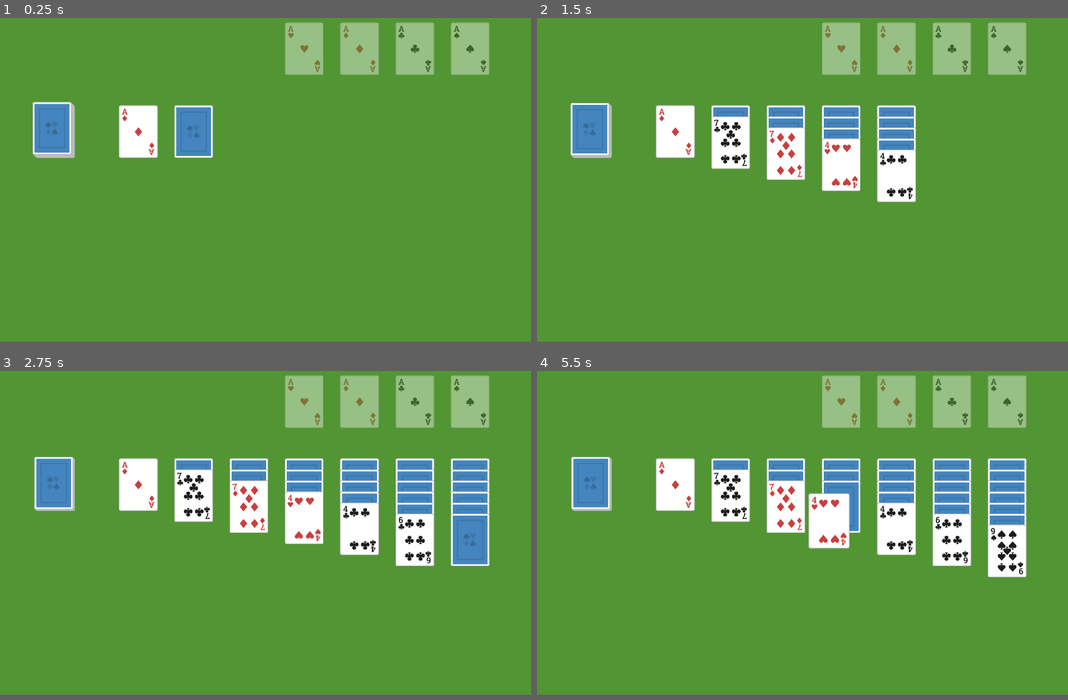
Above: before the commit, frames 1-4 (two rows, left to right).
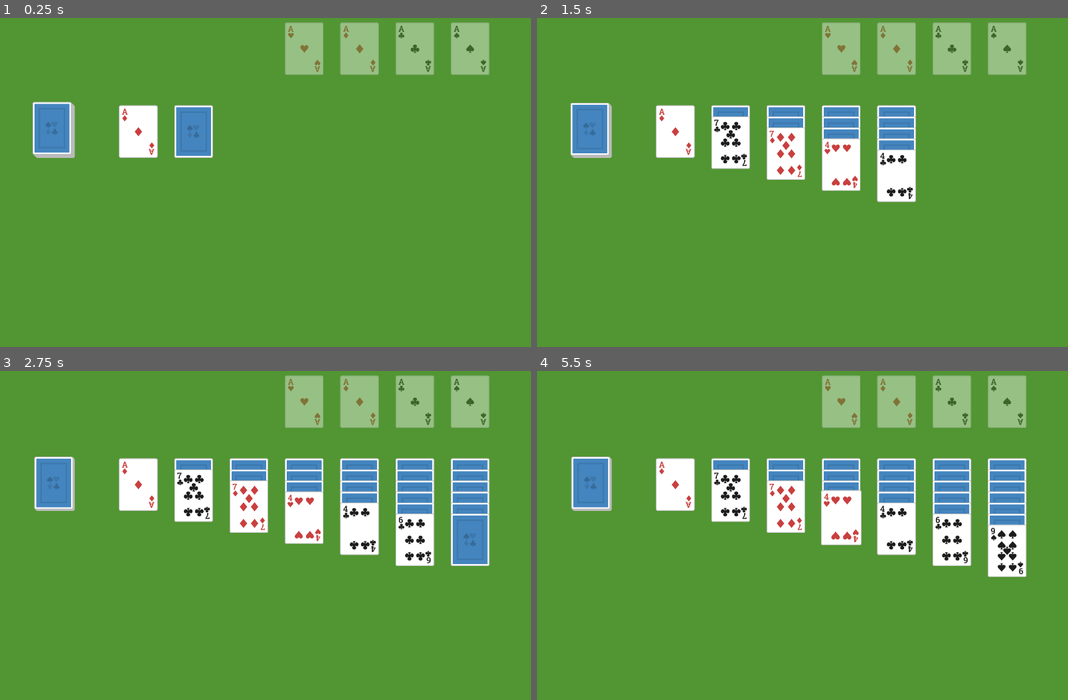
Above: after the commit, the same moments.

Repository: kamidesigns/godot-game-design
Game: Godot game, scene res://Scenes/game.tscn
Same seed, same stepped clock (60 frames per second), same inputs: the game is played once before the commit and once after it.
Inputs (mouse positions are in pixels of both pictures, inside the frame that each line leads up to):
- Up to frame 1 (0.25 s): no input
- Up to frame 2 (1.5 s): tap Enter at 0.5 s; move the mouse to (919, 149) at 0.52 s; right-click (919, 149) at 0.6 s; click (919, 149) at 0.67 s; drag from (696, 185) to (775, 238) at 1.27 s
- Up to frame 3 (2.75 s): move the mouse to (318, 443) at 2.02 s; right-click (318, 443) at 2.1 s; click (318, 443) at 2.17 s
- Up to frame 4 (5.5 s): drag from (775, 591) to (643, 469) at 2.77 s; tap Space at 3.5, 5 s; move the mouse to (961, 571) at 3.52 s; right-click (961, 571) at 3.6 s; click (961, 571) at 3.67 s; tap Enter at 4.25 s; drag from (643, 469) to (722, 433) at 4.27 s; move the mouse to (829, 519) at 5.02 s; right-click (829, 519) at 5.1 s; click (829, 519) at 5.17 s
The window is 800x525 before the commit and 800x533 after it. Grey fills any space a smaller window leaves; there, only what the larger window draws over its background counts as a difference.

The runs differ from the first frame. In frame 1, less than 0.1% of the frame differs, in the area x 23-40%, y 28-42%; in frame 2, 0.2%; in frame 3, 0.4%; in frame 4, 1.5%, in the area x 6-93%, y 26-63%.

Commit message:
fix input

Diff:
--- a/Solitaire/game/Scenes/game.gd
+++ b/Solitaire/game/Scenes/game.gd
@@ -6,6 +6,8 @@
 
 var mouse_move_events: Array[InputEventMouseMotion] = []
 var mouse_button_events: Array[InputEventMouseButton] = []
+var filtered_mouse_button_events: Array[InputEventMouseButton] = []
+
 
 var mouse_position: Vector2 = Vector2(0, 0)
 var cards_hovering: Array[Card] = []
@@ -91,13 +93,23 @@
 	process_input_system()
 	process_mouse_follow_system()
 	process_cards_hovering_system()
+	process_press_release()
 	process_drag_system()
 	process_cards_scaling()
 	mouse_move_events.clear()
 	mouse_button_events.clear()
+	filtered_mouse_button_events.clear()
 
 func process_input_system():
-	pass
+	var pressed_buttons = {}
+	for event in mouse_button_events:
+		if (pressed_buttons.has(event.button_index) && pressed_buttons[event.button_index].pressed == !event.pressed):
+			pressed_buttons.erase(event.button_index)
+			continue
+		else:
+			pressed_buttons[event.button_index] = event
+	for button in pressed_buttons:
+		filtered_mouse_button_events.append(pressed_buttons[button])
 
 func process_mouse_follow_system():
 	var last_mouse_move_event_this_frame: InputEventMouseMotion = mouse_move_events.pop_back()
@@ -118,14 +130,16 @@
 func custom_array_sort(a: Card, b: Card):
 	return a.get_index() < b.get_index()
 
-func process_drag_system():
-	for event in mouse_button_events:
-		if (event.button_index == 1 && event.pressed && card_dragging == null && top_card_hovering):
+func process_press_release():
+	for event in filtered_mouse_button_events:
+		if (event.button_index == 1 && event.pressed && top_card_hovering):
 			card_dragging = top_card_hovering
 			card_dragging_previous_position = card_dragging.global_position
-		#if(event.button_index == 1 && !event.pressed && card_dragging != null):
-			#card_dragging.global_position = card_dragging_previous_position
-			#card_dragging = null
+		if (event.button_index == 1 && !event.pressed && card_dragging):
+			card_dragging.global_position = card_dragging_previous_position
+			card_dragging = null
+
+func process_drag_system():
 	if (card_dragging):
 		card_dragging.global_position.x = mouse_position.x
 		card_dragging.global_position.y = mouse_position.y
--- a/Solitaire/game/project.godot
+++ b/Solitaire/game/project.godot
@@ -13,12 +13,13 @@
 config/name="Solitaire"
 run/main_scene="res://Scenes/game.tscn"
 config/features=PackedStringArray("4.3", "GL Compatibility")
+run/max_fps=0
 config/icon="res://icon.svg"
 
 [display]
 
 window/size/viewport_width=1920
-window/size/viewport_height=1260
+window/size/viewport_height=1280
 window/stretch/mode="viewport"
 
 [input]
